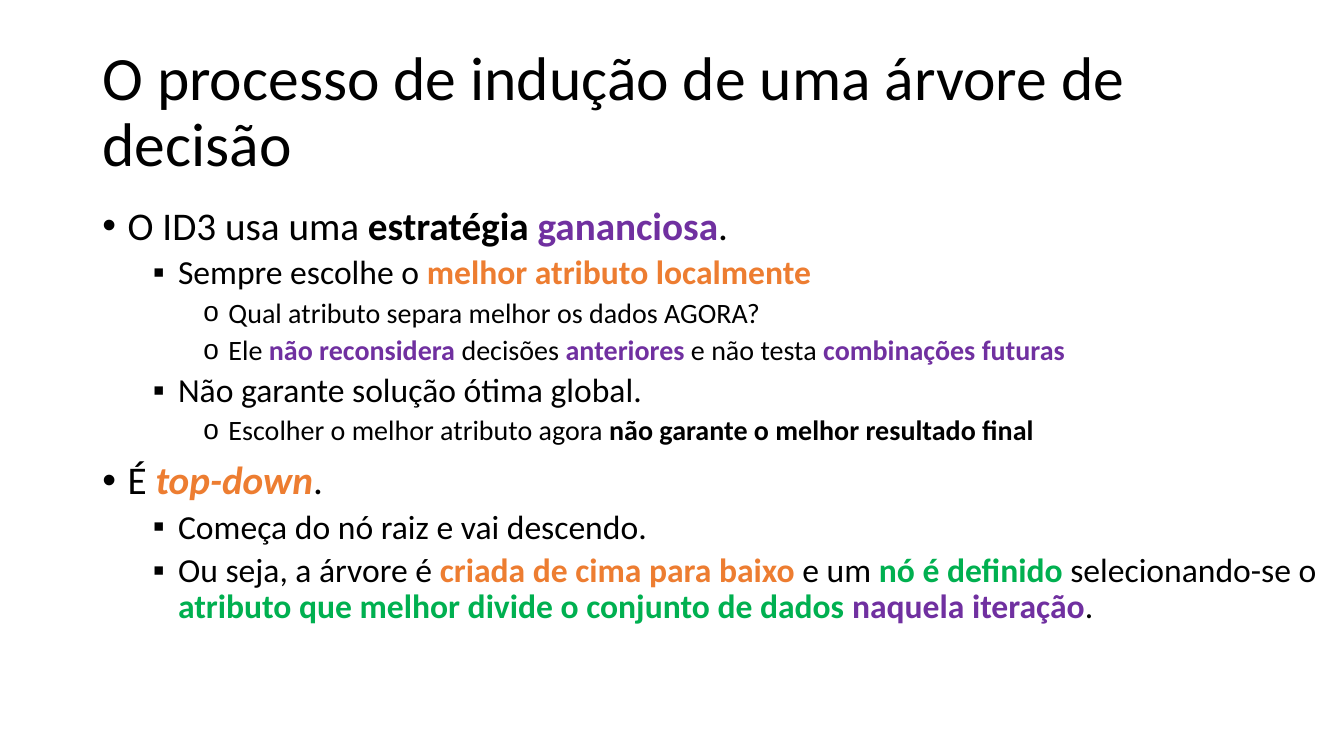
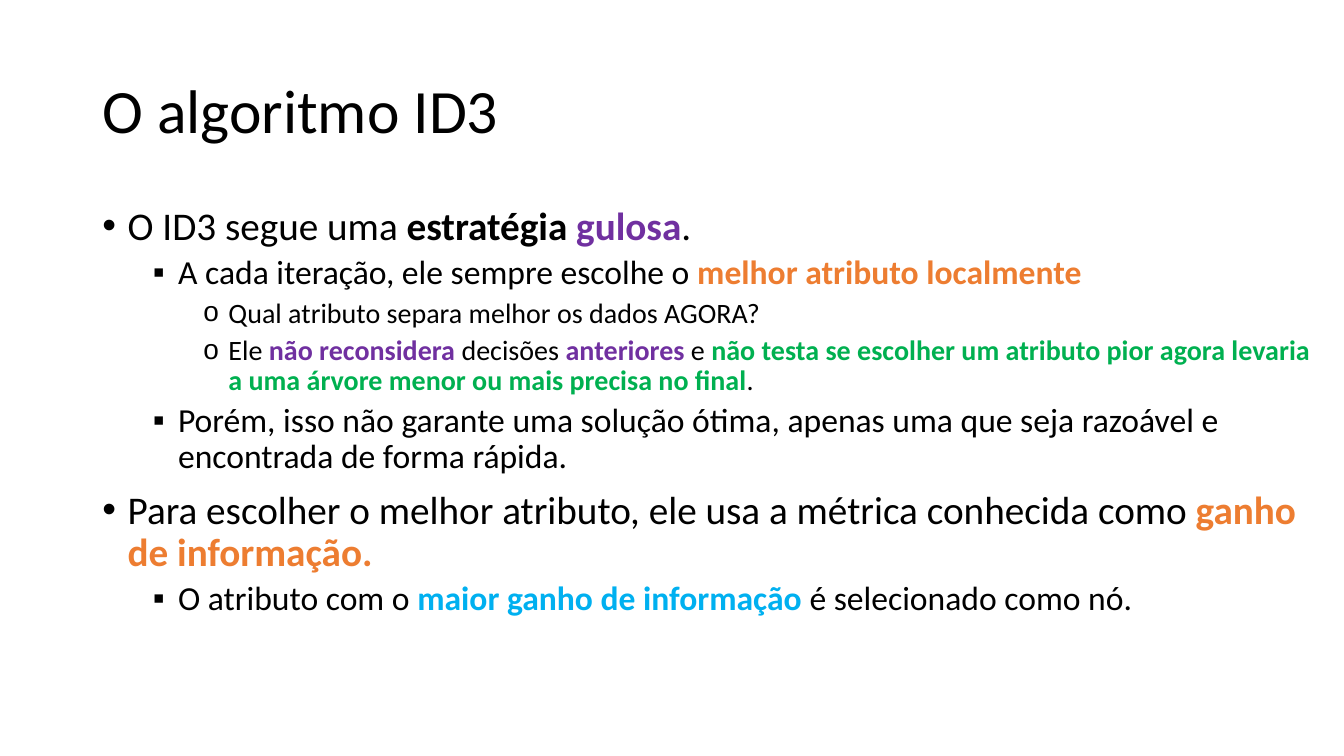
Before and after one commit to zz4fap/c24_inteligencia_artificial, a slide deck: slide 16 of slides/C24_Árvores_de_decisão.pptx (slide 21 before the commit). Drawn at 1344x756 pixels with LibreOffice and Linux fonts; fonts in the diff are those of the drawing. Boxes give left, top, right and bottom in pixels: in the first picture for what was removed or moved away, otherwise in the second. Text is boxed around its words. In the diff, an @@ line names an element or a change of style, - is before the commit and + after.

Commit message:
update of slides

```diff
--- a/slides/C24_Árvores_de_decisão.pptx
+++ b/slides/C24_Árvores_de_decisão.pptx
@@ title at <box>102,90,499,144</box>: text changed @@
-O processo de indução de uma árvore de decisão
+O algoritmo ID3
@@ text at <box>128,212,1081,290</box>: text changed; bold off @@
-• O ID3 usa uma estratégia gananciosa.
-  ▪ Sempre escolhe o melhor atributo localmente
+• O ID3 segue uma estratégia gulosa.
+  ▪ A cada iteração, ele sempre escolhe o melhor atributo localmente
@@ text at <box>128,340,1309,616</box>: text changed; bold off @@
-    o Ele não reconsidera decisões anteriores e não testa combinações futuras
-  ▪ Não garante solução ótima global.
-    o Escolher o melhor atributo agora não garante o melhor resultado final
-• É top-down.
-  ▪ Começa do nó raiz e vai descendo.
-  ▪ Ou seja, a árvore é criada de cima para baixo e um nó é definido selecionando-se o atributo que melhor divide o conjunto de dados naquela iteração.
+    o Ele não reconsidera decisões anteriores e não testa se escolher um atributo pior agora levaria a uma árvore menor ou mais precisa no final.
+  ▪ Porém, isso não garante uma solução ótima, apenas uma que seja razoável e encontrada de forma rápida.
+• Para escolher o melhor atributo, ele usa a métrica conhecida como ganho de informação.
+  ▪ O atributo com o maior ganho de informação é selecionado como nó.
```
Also in this commit, not shown: 15 other slides changed, 2 slides added, 11 slides removed.
